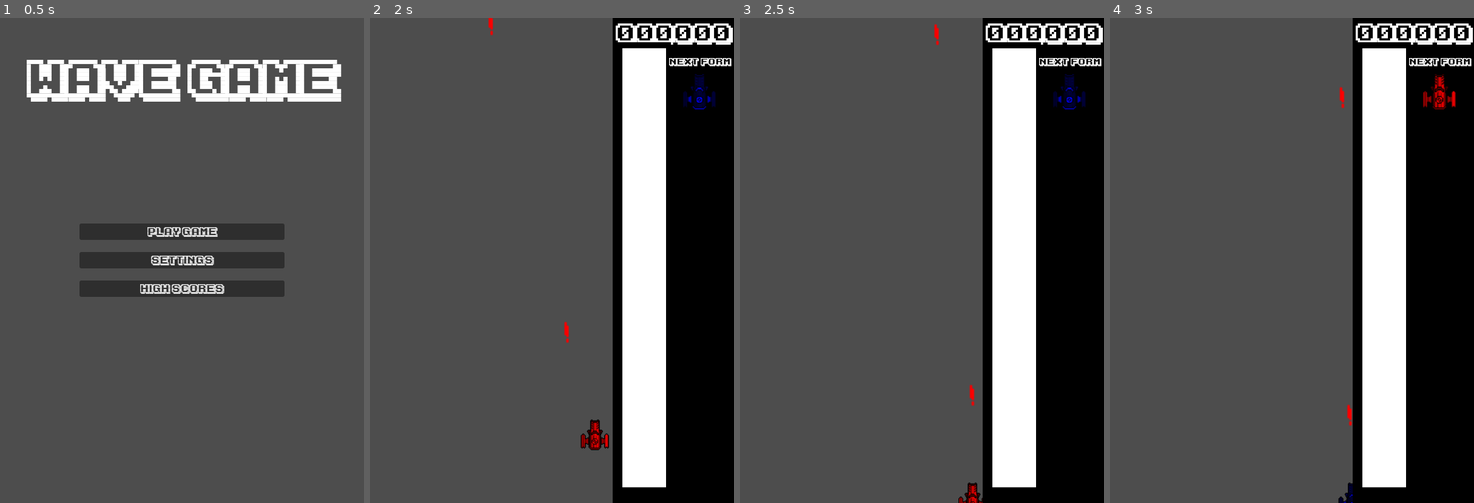
Above: before the commit, frames 1-4 (left to right).
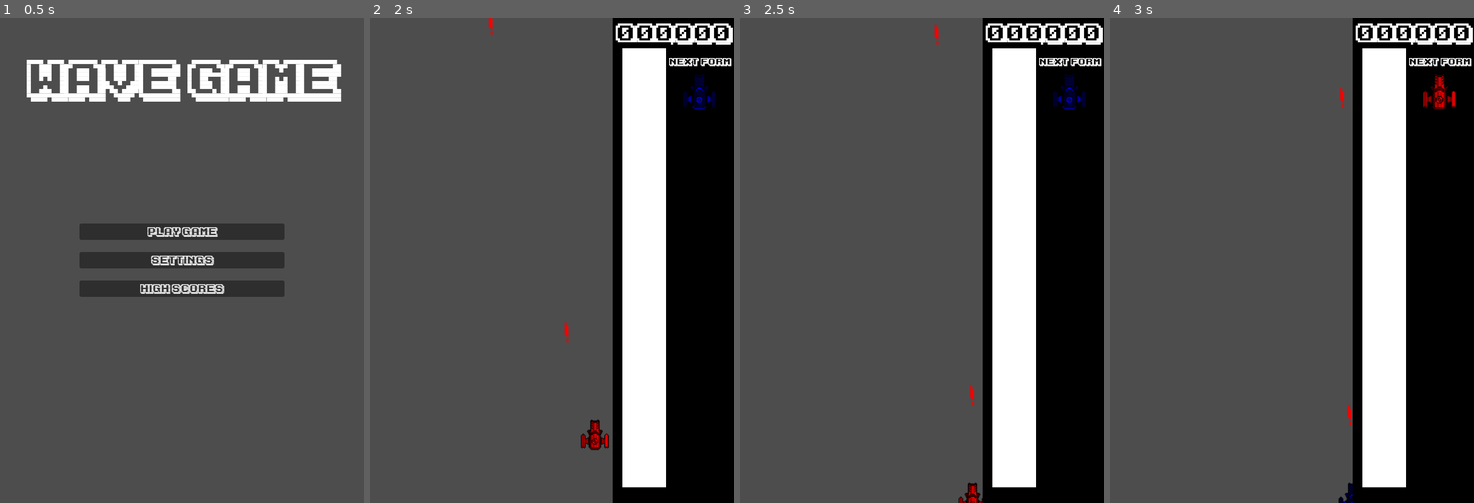
Above: after the commit, the same moments.

Repository: parkernalch/wave-jam
Game: Godot game, scene res://Scenes/Menus/menus.tscn
The game is run twice, just before and just after one commit, with the same random seed, the same clock (stepped at 60 frames per second) and the same inputs.
Inputs (mouse positions are in pixels of both pictures, inside the frame that each line leads up to):
- Up to frame 1 (0.5 s): no input
- Up to frame 2 (2 s): click "Play Game" at 0.5 s; tap Enter at 1.25 s; move the mouse to (632, 236) at 1.27 s; hold D (right) from 1.28 s (still down); hold Right mouse button (shoot) from 1.28 s (still down)
- Up to frame 3 (2.5 s): move the mouse to (849, 284) at 2.02 s; release D (right) at 2.03 s; release Right mouse button (shoot) at 2.03 s; hold S (down) from 2.03 s (still down); tap Shift (boost) at 2.1 s; right-click (849, 284) at 2.3 s
- Up to frame 4 (3 s): move the mouse to (1328, 153) at 2.77 s; release S (down) at 2.78 s; hold D (right) from 2.78 s (still down); hold Right mouse button (shoot) from 2.78 s (still down); click (1328, 153) at 2.85 s

Frame 1 is identical in both runs. In frame 2, less than 0.1% of the frame differs, in the area x 32-55%, y 0-67%; in frame 3, less than 0.1%, in the area x 53-65%, y 1-80%; in frame 4, less than 0.1%.

Commit message:
Removed duplicated Player

Diff:
--- a/Scenes/Game/game.tscn
+++ b/Scenes/Game/game.tscn
@@ -34,10 +34,6 @@
 position = Vector2(199.99997, 695.99994)
 shoot_cooldown = 0.5
 
-[node name="Player2" parent="." instance=ExtResource("1_mv0hc")]
-position = Vector2(199.99997, 695.99994)
-shoot_cooldown = 0.5
-
 [node name="UICanvas" type="CanvasLayer" parent="."]
 
 [node name="UI" type="Control" parent="UICanvas"]
